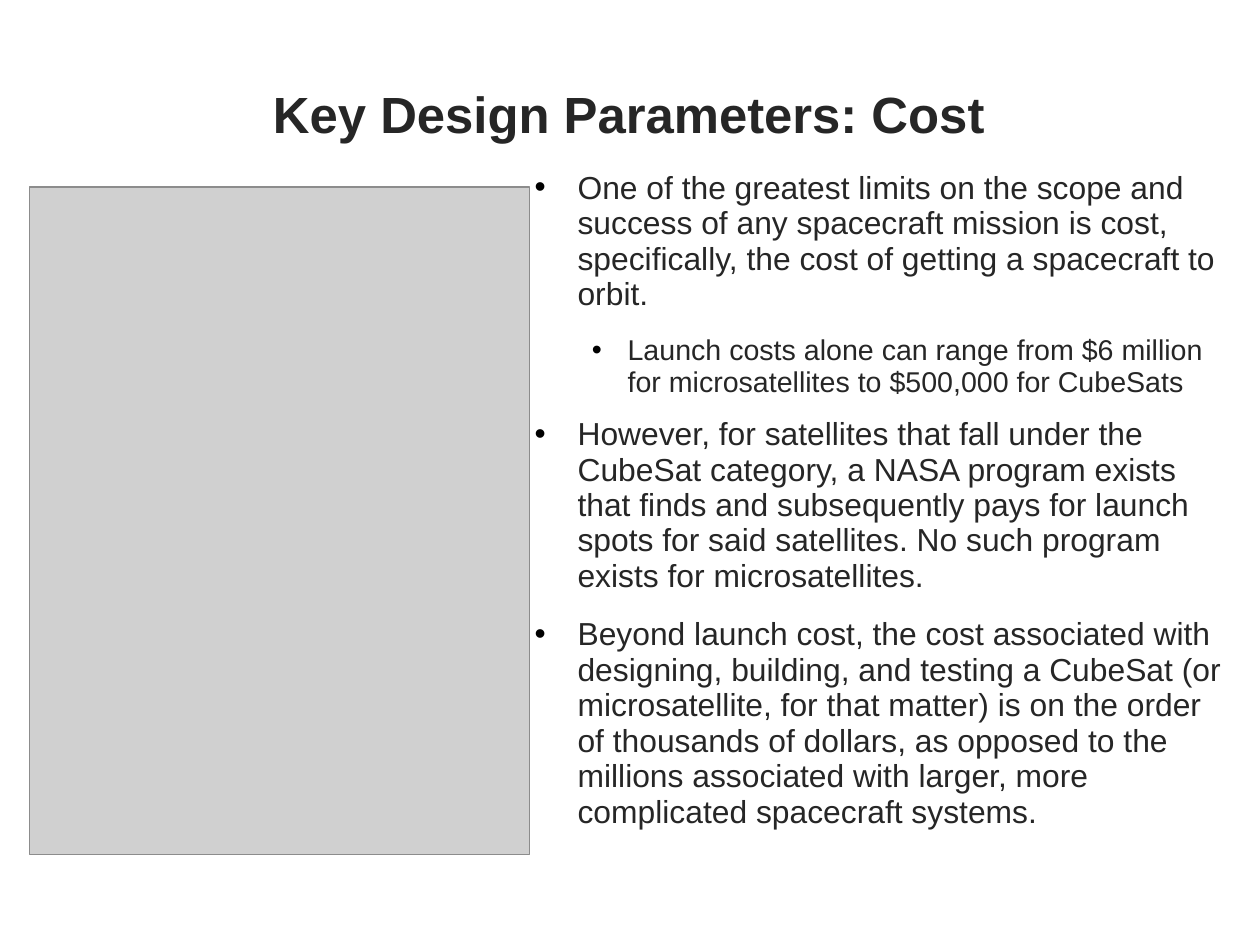
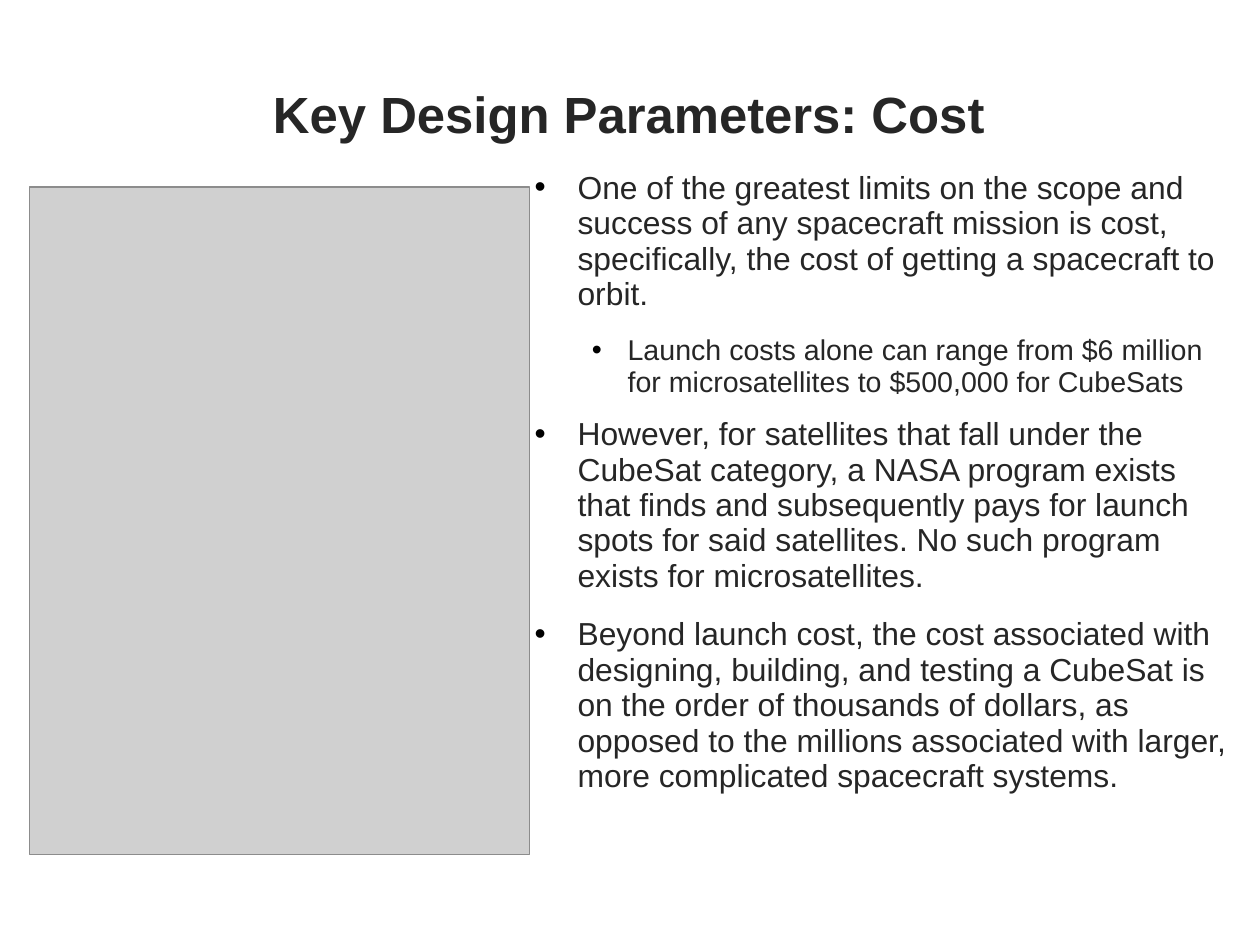
Before and after one commit to RascalSeniorDesign/Preliminary-Design, a slide deck: slide 10 of CMQA/Presentations/First-Semester-Presentation.pptx. Drawn at 1260x946 pixels with LibreOffice and Linux fonts; fonts in the diff are those of the drawing; grey boxes stand for pictures; background and template pictures are left out. Boxes give left, top, right and bottom in pixels: in the first picture for what was removed or moved away, otherwise in the second. Text is boxed around its words. In the diff, an @@ line names an element or a change of style, - is before the commit and + after.

Commit message:
Made some tweaks
No planetary resources, changed a risk, clarified something on page 10

```diff
--- a/CMQA/Presentations/First-Semester-Presentation.pptx
+++ b/CMQA/Presentations/First-Semester-Presentation.pptx
@@ text at (578, 622, 1226, 793): text changed @@
-• Beyond launch cost, the cost associated with designing, building, and testing a CubeSat (or microsatellite, for that matter) is on the order of thousands of dollars, as opposed to the millions associated with larger, more complicated spacecraft systems.
+• Beyond launch cost, the cost associated with designing, building, and testing a CubeSat is on the order of thousands of dollars, as opposed to the millions associated with larger, more complicated spacecraft systems.
```
Also in this commit, not shown: 2 other slides changed.
